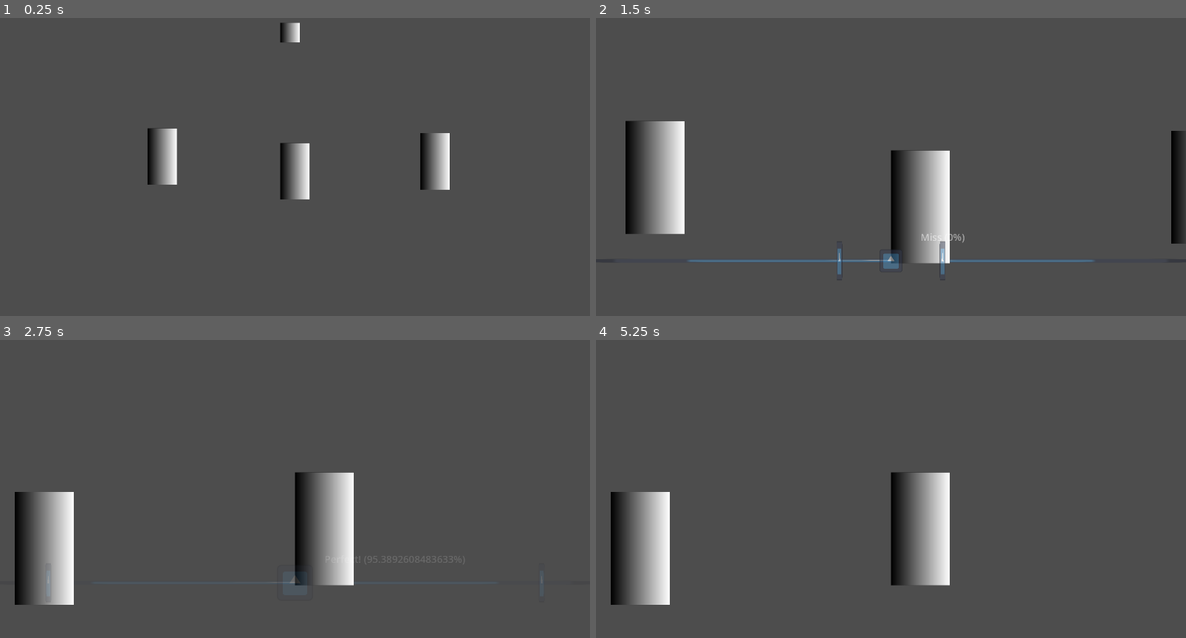
Above: before the commit, frames 1-4 (two rows, left to right).
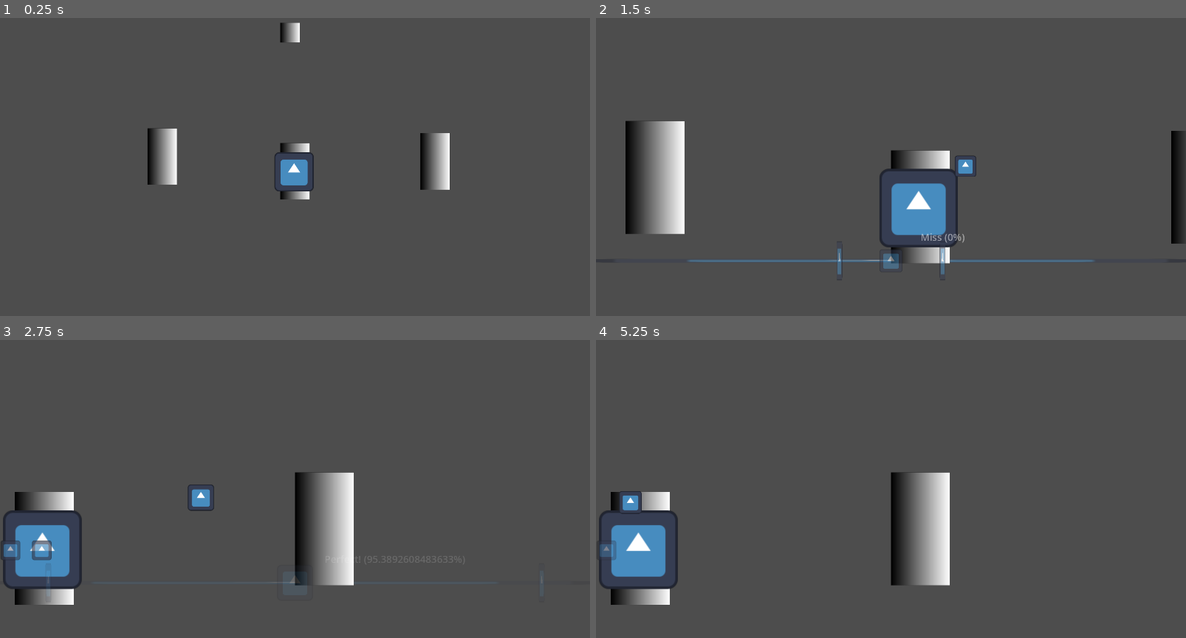
Above: after the commit, the same moments.

Repository: Quarticore/UntitledTomatoGame
Game: Godot game, scene res://scenes/main.tscn
Same seed, same stepped clock (60 frames per second), same inputs: the game is played once before the commit and once after it. The engine's default icon, where the game draws it, is replaced by a stand-in: a white triangle on a blue panel in a dark square. Sound files missing from this copy of the repository are replaced by a short silence.
Inputs (mouse positions are in pixels of both pictures, inside the frame that each line leads up to):
- Up to frame 1 (0.25 s): no input
- Up to frame 2 (1.5 s): tap Enter at 0.5 s; move the mouse to (755, 155) at 0.52 s; hold D (InputRight) 0.53-1.28 s; click (755, 155) at 0.6 s; move the mouse to (1185, 235) at 1.27 s; hold A (InputLeft) from 1.28 s (still down); tap S (InputMiddle) at 1.35 s; click (1185, 235) at 1.42 s
- Up to frame 3 (2.75 s): move the mouse to (324, 527) at 2.02 s; release A (InputLeft) at 2.03 s; hold D (InputRight) from 2.03 s (still down); click (324, 527) at 2.1 s
- Up to frame 4 (5.25 s): move the mouse to (861, 539) at 2.77 s; tap S (InputMiddle) at 2.85, 4.35 s; click (861, 539) at 2.92 s; move the mouse to (1068, 521) at 3.52 s; release D (InputRight) at 3.53 s; hold A (InputLeft) from 3.53 s (still down); click (1068, 521) at 3.6 s; move the mouse to (714, 423) at 4.27 s; move the mouse to (920, 471) at 5.02 s; click (920, 471) at 5.1 s

The runs differ from the first frame. In frame 1, 0.7% of the frame differs, in the area x 46-54%, y 45-59%; in frame 2, 3.0%; in frame 3, 3.2%, in the area x 0-37%, y 48-84%; in frame 4, 3.2%.

Commit message:
Add tomato shooter to main scene

Diff:
--- a/assets/scripts/tomato_shooter.gd
+++ b/assets/scripts/tomato_shooter.gd
@@ -3,16 +3,15 @@
 
 const TOMATO_SCENE: PackedScene = preload("res://scenes/tomato.tscn")
 const TOMATO: Script = preload("res://assets/scripts/tomato.gd")
+const METRONOME: Script = preload("res://assets/scripts/metronome.gd")
+
+
+@export var audio_manager: METRONOME
 
 @onready var left_spawn: Path2D = $TomatoSpawnLeft
 @onready var middle_spawn: Path2D = $TomatoSpawnMiddle
 @onready var right_spawn: Path2D = $TomatoSpawnRight
 @onready var crosshair: Sprite2D = $Crosshair
-
-
-# Called when the node enters the scene tree for the first time.
-func _ready() -> void:
-	pass # Replace with function body.
 
 
 # Called every frame. 'delta' is the elapsed time since the previous frame.
--- a/scenes/main.tscn
+++ b/scenes/main.tscn
@@ -1,10 +1,11 @@
-[gd_scene load_steps=14 format=3 uid="uid://de4vrd6yr3nho"]
+[gd_scene load_steps=15 format=3 uid="uid://de4vrd6yr3nho"]
 
 [ext_resource type="Script" path="res://assets/scripts/pause.gd" id="1_3bpvp"]
 [ext_resource type="Script" path="res://assets/scripts/selection_manager.gd" id="1_l4jld"]
 [ext_resource type="PackedScene" path="res://scenes/member.tscn" id="2_ak1xx"]
 [ext_resource type="PackedScene" uid="uid://cpp7ddhx8pqcf" path="res://scenes/audio_manager.tscn" id="3_m7yqh"]
 [ext_resource type="PackedScene" uid="uid://d2q3qtuygsylc" path="res://scenes/beat_indicator.tscn" id="4_xrbsb"]
+[ext_resource type="PackedScene" uid="uid://cswvepkr1um18" path="res://scenes/tomato_shooter.tscn" id="5_2ftpm"]
 [ext_resource type="Script" path="res://assets/scripts/gameplay_ui.gd" id="5_03y6y"]
 
 [sub_resource type="Gradient" id="Gradient_w5xsi"]
@@ -104,6 +105,10 @@
 
 [node name="AudioManager" parent="GameContainer/GameViewport" instance=ExtResource("3_m7yqh")]
 
+[node name="TomatoShooter" parent="GameContainer/GameViewport" node_paths=PackedStringArray("audio_manager") instance=ExtResource("5_2ftpm")]
+position = Vector2(957, 614)
+audio_manager = NodePath("../AudioManager")
+
 [node name="GameplayUI" type="Node2D" parent="."]
 modulate = Color(1, 1, 1, 0)
 script = ExtResource("5_03y6y")
